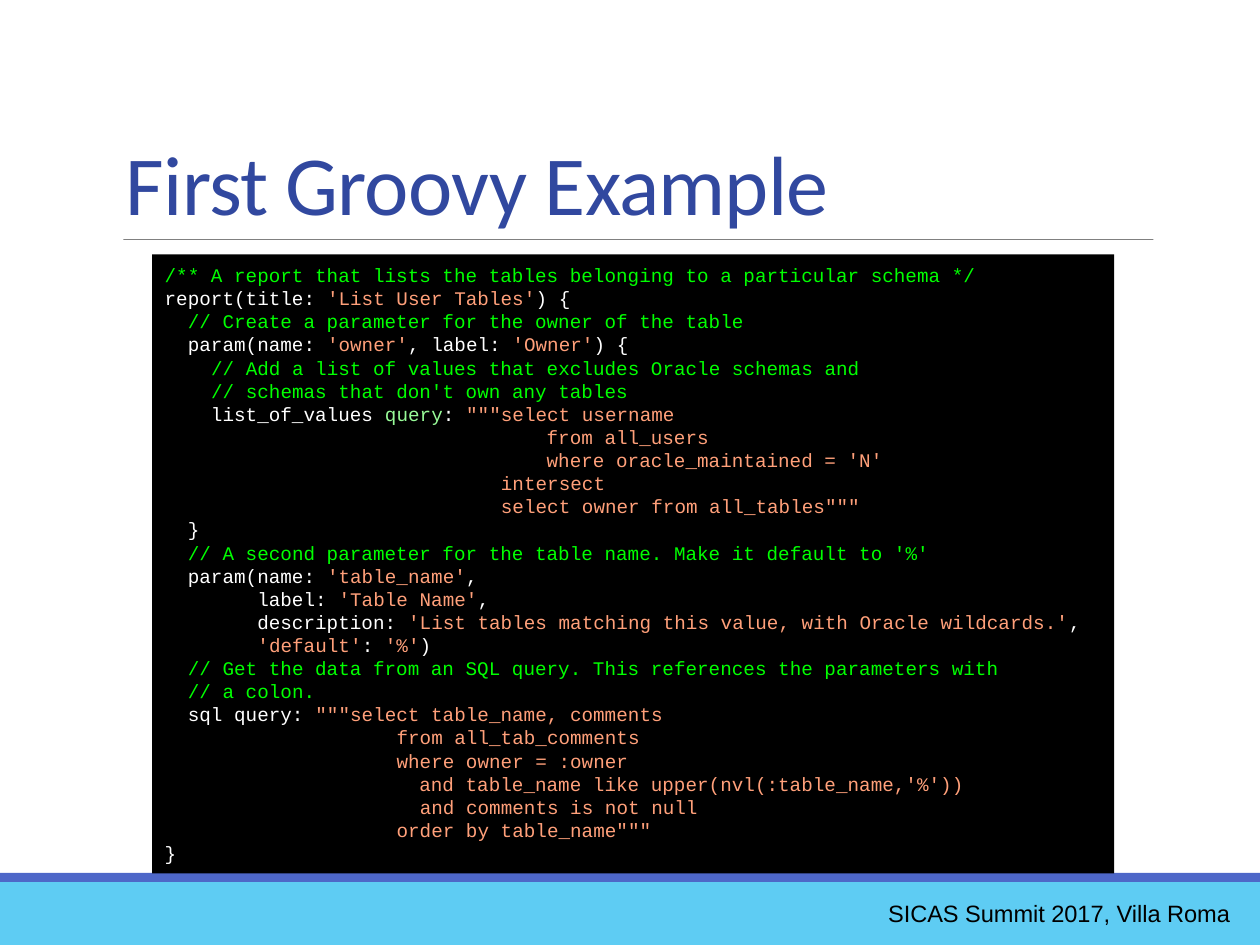
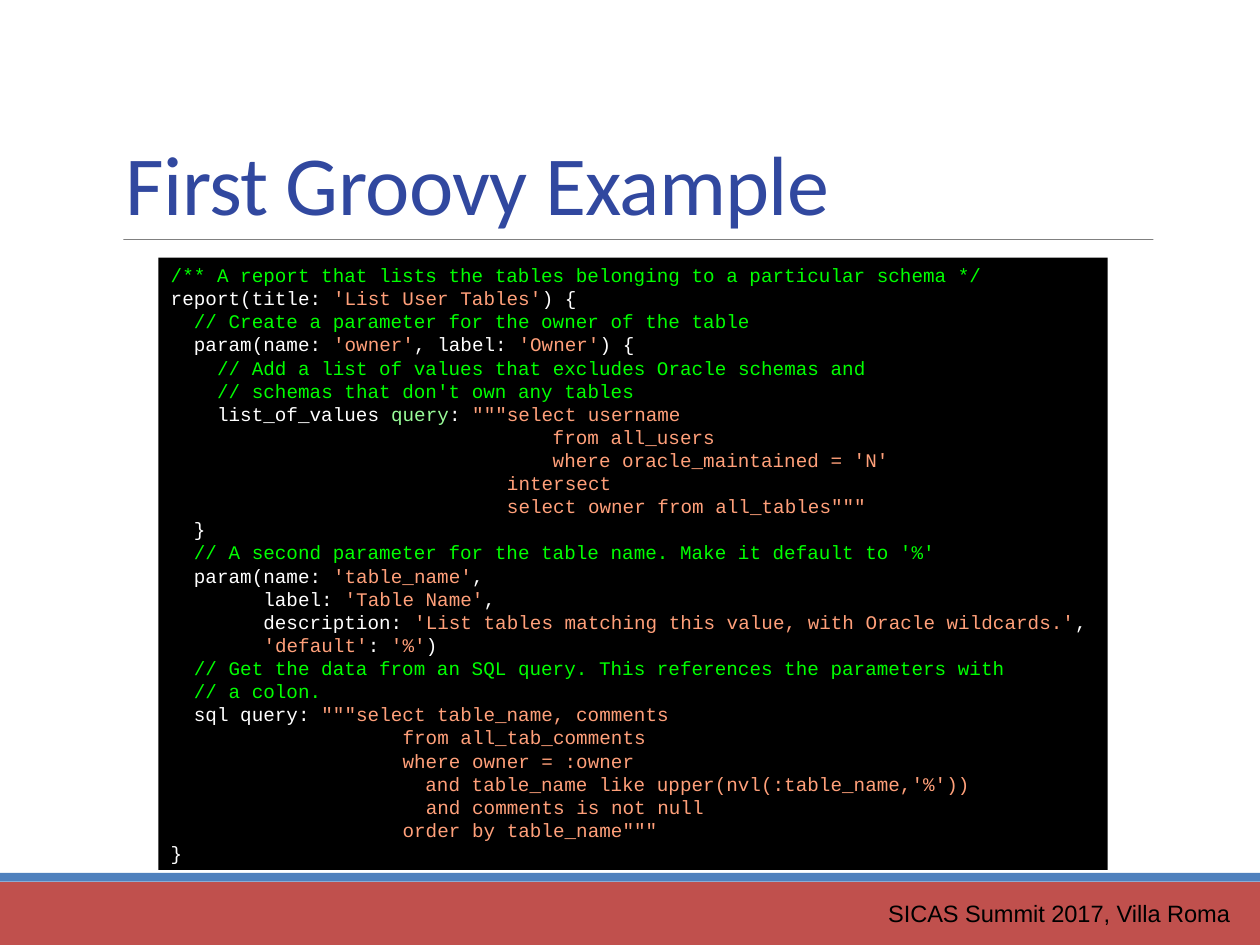
Before and after one commit to ewcole/simple_report, a slide deck: slide 18 of docs/SICAS_2017/Cole_Drop-In Reporting with Groovy.pptx. Drawn at 1260x945 pixels with LibreOffice and Linux fonts; fonts in the diff are those of the drawing. Boxes give left, top, right and bottom in pixels: in the first picture for what was removed or moved away, otherwise in the second. Text is boxed around its words. In the diff, an @@ line names an element or a change of style, - is before the commit and + after.

```diff
--- a/docs/SICAS_2017/Cole_Drop-In Reporting with Groovy.pptx
+++ b/docs/SICAS_2017/Cole_Drop-In Reporting with Groovy.pptx
@@ rectangle "/** A report that lists ...": place and size @@
-rectangle "/** A report that lists ..." at [152,255,1114,873]
+rectangle "/** A report that lists ..." at [159,257,1109,869]
@@ rectangle at [0,882,1260,945]: fill #5ECCF3 to #C0504D @@
@@ rectangle at [0,873,1260,882]: fill #4E67C8 to #4F81BD @@
```
Also in this commit, not shown: 45 other slides changed, 1 other file.
